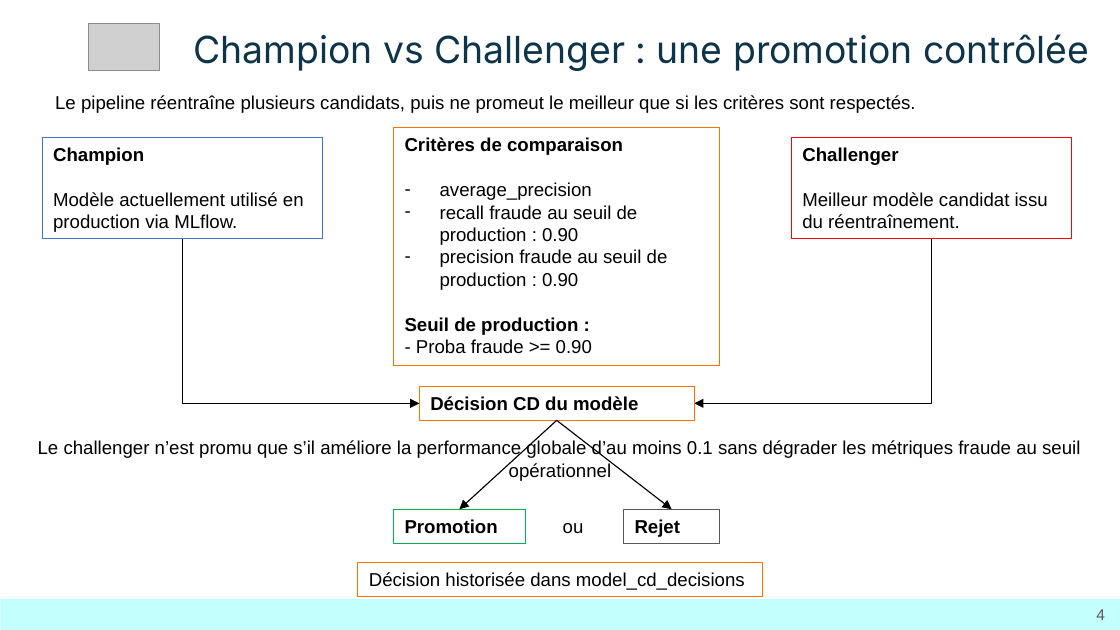
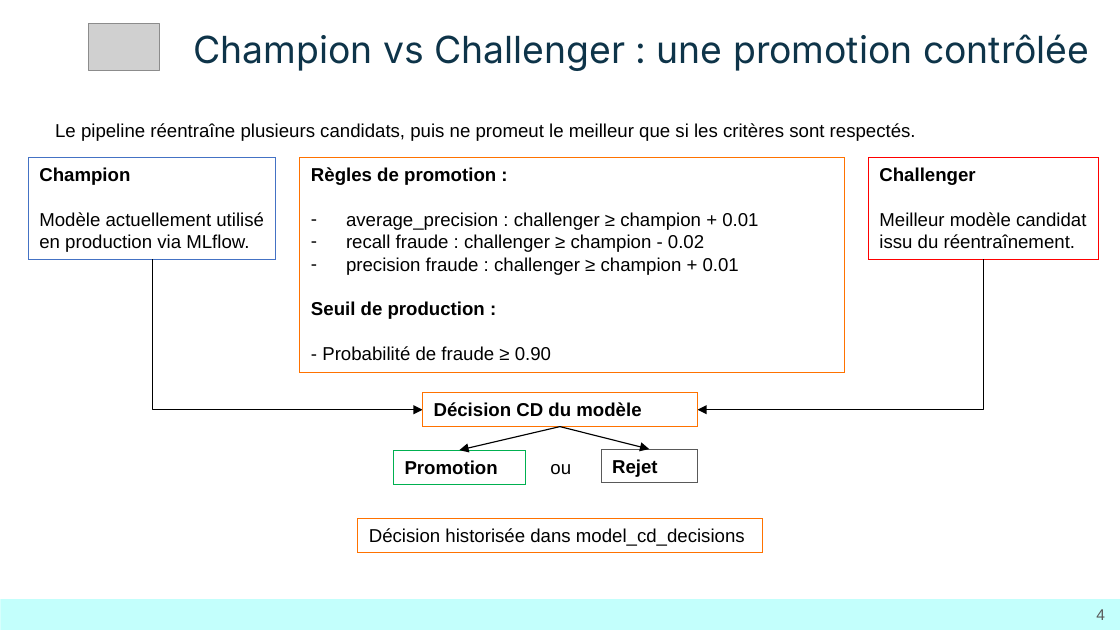
Before and after one commit to mathiascolson/AIA-Bloc-3_Automatic_Fraud_Detection, a slide deck: slide 4 of Bloc3_Automatic-Fraud-Detection.pptx. Drawn at 1120x630 pixels with LibreOffice and Linux fonts; fonts in the diff are those of the drawing; grey boxes stand for pictures. Boxes give left, top, right and bottom in pixels: in the first picture for what was removed or moved away, otherwise in the second. Text is boxed around its words. In the diff, an @@ line names an element or a change of style, - is before the commit and + after.

```diff
--- a/Bloc3_Automatic-Fraud-Detection.pptx
+++ b/Bloc3_Automatic-Fraud-Detection.pptx
@@ text "Le pipeline réentraîne plusieurs candidats, ..." moved from (x1=55, y1=95, x2=916, y2=113) to (x1=55, y1=123, x2=916, y2=141) @@
@@ rectangle "Champion" resized from (x1=43, y1=138, x2=323, y2=240) to (x1=28, y1=157, x2=276, y2=259) @@
@@ rectangle "Règles de promotion :" resized from (x1=393, y1=128, x2=719, y2=365) to (x1=300, y1=157, x2=844, y2=372) @@
@@ text in rectangle at (x1=311, y1=167, x2=758, y2=275): text changed @@
-Critères de comparaison
-– average_precision
-– recall fraude au seuil de production : 0.90
-– precision fraude au seuil de production : 0.90
+Règles de promotion :
+– average_precision : challenger ≥ champion + 0.01
+– recall fraude : challenger ≥ champion - 0.02
+– precision fraude : challenger ≥ champion + 0.01
@@ rectangle "Challenger" resized from (x1=792, y1=138, x2=1072, y2=240) to (x1=868, y1=158, x2=1099, y2=260) @@
@@ elbow arrow moved from (183, 239) - (419, 403) to (152, 259) - (422, 410) @@
@@ elbow arrow moved from (932, 239) - (694, 403) to (983, 259) - (698, 410) @@
@@ text in rectangle at (x1=322, y1=346, x2=551, y2=360): text changed @@
-- Proba fraude >= 0.90
+- Probabilité de fraude ≥ 0.90
@@ rectangle "Décision CD du modèle" moved from (x1=419, y1=386, x2=693, y2=420) to (x1=422, y1=393, x2=697, y2=427) @@
@@ text removed at (x1=38, y1=440, x2=1080, y2=481) @@
-Le challenger n’est promu que s’il améliore la performance globale d’au moins 0.1 sans dégrader les métriques fraude au seuil opérationnel
@@ arrow moved from (557, 420) - (459, 510) to (560, 427) - (459, 450) @@
@@ arrow moved from (557, 420) - (672, 510) to (560, 427) - (650, 449) @@
@@ rectangle "Rejet" moved from (x1=624, y1=510, x2=720, y2=543) to (x1=601, y1=449, x2=698, y2=483) @@
@@ rectangle "Promotion" moved from (x1=393, y1=510, x2=525, y2=543) to (x1=393, y1=450, x2=525, y2=484) @@
@@ text "ou" moved from (x1=563, y1=523, x2=584, y2=534) to (x1=550, y1=464, x2=571, y2=475) @@
@@ rectangle "Décision historisée dans model_cd_decisions" moved from (x1=358, y1=562, x2=763, y2=596) to (x1=358, y1=519, x2=763, y2=552) @@
```
Also in this commit, not shown: 2 other slides changed, 2 other files.
